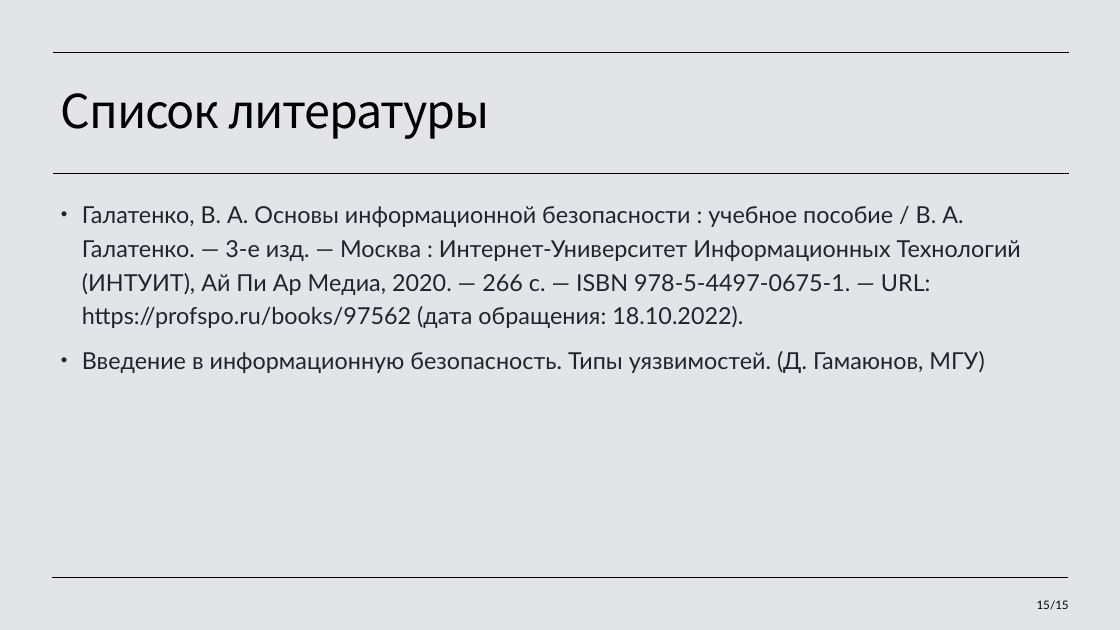
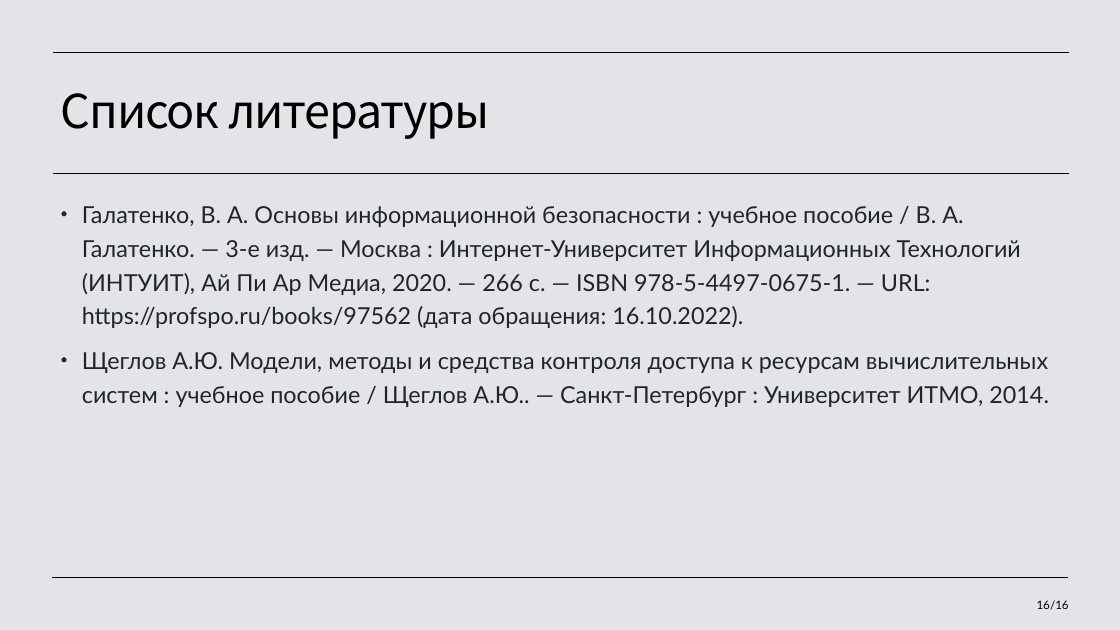
Before and after one commit to LiliyaPonomareva/Information-Security, a slide deck: slide 16 of paper/Идентификация и аутентификация, управление доступом.pptx (slide 15 before the commit). Drawn at 1120x630 pixels with LibreOffice and Linux fonts; fonts in the diff are those of the drawing. Boxes give left, top, right and bottom in pixels: in the first picture for what was removed or moved away, otherwise in the second. Text is boxed around its words. In the diff, an @@ line names an element or a change of style, - is before the commit and + after.

```diff
--- a/paper/Идентификация и аутентификация, управление доступом.pptx
+++ b/paper/Идентификация и аутентификация, управление доступом.pptx
@@ text at [82,206,1049,407]: text changed @@
-• Галатенко, В. А. Основы информационной безопасности : учебное пособие / В. А. Галатенко. — 3-е изд. — Москва : Интернет-Университет Информационных Технологий (ИНТУИТ), Ай Пи Ар Медиа, 2020. — 266 c. — ISBN 978-5-4497-0675-1. — URL: https://profspo.ru/books/97562 (дата обращения: 18.10.2022).
-• Введение в информационную безопасность. Типы уязвимостей. (Д. Гамаюнов, МГУ)
+• Галатенко, В. А. Основы информационной безопасности : учебное пособие / В. А. Галатенко. — 3-е изд. — Москва : Интернет-Университет Информационных Технологий (ИНТУИТ), Ай Пи Ар Медиа, 2020. — 266 c. — ISBN 978-5-4497-0675-1. — URL: https://profspo.ru/books/97562 (дата обращения: 16.10.2022).
+• Щеглов А.Ю. Модели, методы и средства контроля доступа к ресурсам вычислительных систем : учебное пособие / Щеглов А.Ю.. — Санкт-Петербург : Университет ИТМО, 2014.
@@ page number at [1037,600,1069,610]: text changed @@
-15/15
+16/16
```
Also in this commit, not shown: 9 other slides changed, 1 slide added, 35 other files.
